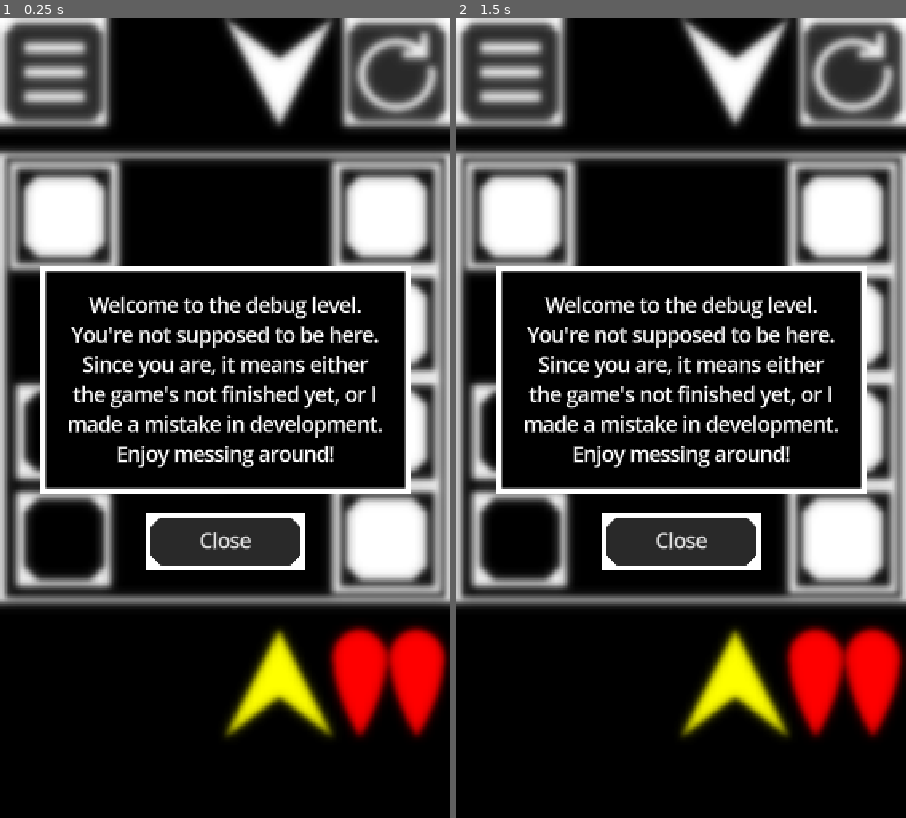
Above: before the commit, frames 1-2 (left to right).
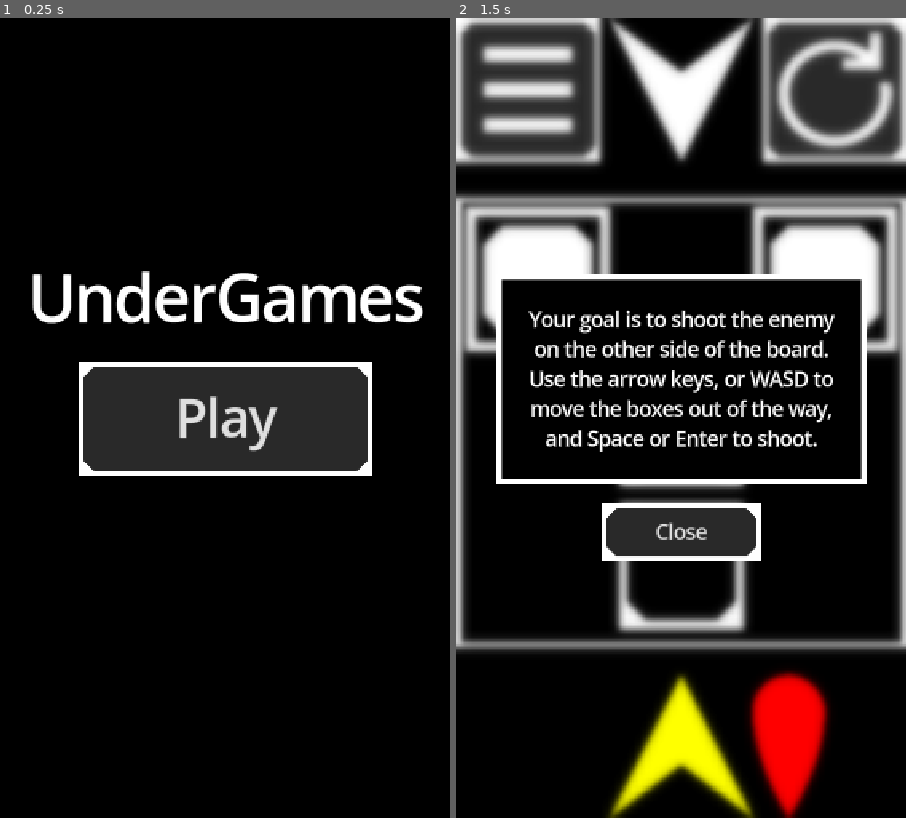
Above: after the commit, the same moments.

Repository: ConfusionCodes/UnderGames
Game: Godot game, scene res://scenes/main_menu.tscn
Two runs of this game, one before a commit and one after it. Both use one fixed random seed, a clock stepped at 60 frames per second and the inputs below. Before the commit the project starts from res://scenes/board.tscn.
Inputs (mouse positions are in pixels of both pictures, inside the frame that each line leads up to):
- Up to frame 1 (0.25 s): no input
- Up to frame 2 (1.5 s): click (852, 74) at 0.52 s; click (681, 418) at 1.25 s, where only the run after the commit has a clickable "Play"

The runs differ from the first frame. In frame 1, 49% of the frame differs, in the area x 0-100%, y 0-90%; in frame 2, 51%, in the area x 0-100%, y 0-100%.

Commit message:
Added up to level 9, a 'next level' button, and improved swiping

Diff:
--- a/levels/campaign/2.tres
+++ b/levels/campaign/2.tres
@@ -1,10 +1,11 @@
-[gd_resource type="Resource" script_class="ShooterLevel" load_steps=2 format=3 uid="uid://qsa5s3drb3hd"]
+[gd_resource type="Resource" script_class="ShooterLevel" load_steps=2 format=3 uid="uid://d2v8x4c02gid0"]
 
-[ext_resource type="Script" uid="uid://b07pmqb0lsuq5" path="res://scripts/shooter_level.gd" id="1_xsbiu"]
+[ext_resource type="Script" uid="uid://b07pmqb0lsuq5" path="res://scripts/shooter_level.gd" id="1_v3sdp"]
 
 [resource]
-script = ExtResource("1_xsbiu")
+script = ExtResource("1_v3sdp")
 size = 3
 bullets = 2
-tiles = PackedByteArray(2, 0, 2, 1, 1, 0, 0, 1, 2)
-notification = "Sometimes you may need to destroy some boxes to clear the way. The indicator on the bottom-right shows you how many bullets you have."
+tiles = PackedByteArray(0, 0, 2, 2, 1, 1, 2, 1, 2)
+notification = ""
+custom = false
--- /dev/null
+++ b/levels/campaign/3.tres
@@ -0,0 +1,11 @@
+[gd_resource type="Resource" script_class="ShooterLevel" load_steps=2 format=3 uid="uid://7nvf5tytsfkr"]
+
+[ext_resource type="Script" uid="uid://b07pmqb0lsuq5" path="res://scripts/shooter_level.gd" id="1_steqo"]
+
+[resource]
+script = ExtResource("1_steqo")
+size = 3
+bullets = 2
+tiles = PackedByteArray(2, 1, 2, 0, 0, 0, 2, 1, 2)
+notification = ""
+custom = false
--- /dev/null
+++ b/levels/campaign/4.tres
@@ -0,0 +1,11 @@
+[gd_resource type="Resource" script_class="ShooterLevel" load_steps=2 format=3 uid="uid://c6h0a1n1jagbl"]
+
+[ext_resource type="Script" uid="uid://b07pmqb0lsuq5" path="res://scripts/shooter_level.gd" id="1_2ytqk"]
+
+[resource]
+script = ExtResource("1_2ytqk")
+size = 4
+bullets = 2
+tiles = PackedByteArray(2, 0, 0, 2, 1, 1, 1, 0, 0, 2, 1, 2, 2, 1, 1, 0)
+notification = ""
+custom = false
--- /dev/null
+++ b/levels/campaign/5.tres
@@ -0,0 +1,11 @@
+[gd_resource type="Resource" script_class="ShooterLevel" load_steps=2 format=3 uid="uid://c53ejelqfrbh4"]
+
+[ext_resource type="Script" uid="uid://b07pmqb0lsuq5" path="res://scripts/shooter_level.gd" id="1_0lxg1"]
+
+[resource]
+script = ExtResource("1_0lxg1")
+size = 4
+bullets = 1
+tiles = PackedByteArray(2, 2, 1, 2, 0, 1, 0, 2, 0, 2, 1, 2, 2, 0, 1, 2)
+notification = ""
+custom = false
--- /dev/null
+++ b/levels/campaign/6.tres
@@ -0,0 +1,11 @@
+[gd_resource type="Resource" script_class="ShooterLevel" load_steps=2 format=3 uid="uid://cqui53i80r5t"]
+
+[ext_resource type="Script" uid="uid://b07pmqb0lsuq5" path="res://scripts/shooter_level.gd" id="1_5fjvd"]
+
+[resource]
+script = ExtResource("1_5fjvd")
+size = 4
+bullets = 1
+tiles = PackedByteArray(0, 1, 0, 2, 2, 2, 1, 0, 0, 0, 1, 2, 2, 2, 1, 0)
+notification = ""
+custom = false
--- /dev/null
+++ b/levels/campaign/7.tres
@@ -0,0 +1,11 @@
+[gd_resource type="Resource" script_class="ShooterLevel" load_steps=2 format=3 uid="uid://c1ylje7a0fitu"]
+
+[ext_resource type="Script" uid="uid://b07pmqb0lsuq5" path="res://scripts/shooter_level.gd" id="1_k4gpg"]
+
+[resource]
+script = ExtResource("1_k4gpg")
+size = 4
+bullets = 2
+tiles = PackedByteArray(0, 2, 1, 1, 0, 0, 0, 1, 2, 2, 1, 1, 2, 0, 1, 1)
+notification = ""
+custom = false
--- /dev/null
+++ b/levels/campaign/8.tres
@@ -0,0 +1,11 @@
+[gd_resource type="Resource" script_class="ShooterLevel" load_steps=2 format=3 uid="uid://4ndirc7cmt5v"]
+
+[ext_resource type="Script" uid="uid://b07pmqb0lsuq5" path="res://scripts/shooter_level.gd" id="1_8dy0a"]
+
+[resource]
+script = ExtResource("1_8dy0a")
+size = 5
+bullets = 1
+tiles = PackedByteArray(2, 2, 1, 0, 0, 0, 0, 1, 2, 2, 2, 2, 1, 0, 0, 2, 1, 1, 2, 2, 2, 2, 0, 2, 2)
+notification = ""
+custom = false
--- /dev/null
+++ b/levels/campaign/9.tres
@@ -0,0 +1,11 @@
+[gd_resource type="Resource" script_class="ShooterLevel" load_steps=2 format=3 uid="uid://dro43ptenttqt"]
+
+[ext_resource type="Script" uid="uid://b07pmqb0lsuq5" path="res://scripts/shooter_level.gd" id="1_trw6l"]
+
+[resource]
+script = ExtResource("1_trw6l")
+size = 5
+bullets = 1
+tiles = PackedByteArray(2, 2, 0, 1, 2, 0, 1, 0, 2, 0, 0, 2, 1, 0, 1, 0, 1, 0, 1, 2, 2, 2, 0, 2, 2)
+notification = ""
+custom = false
--- a/project.godot
+++ b/project.godot
@@ -11,7 +11,7 @@
 [application]
 
 config/name="UnderGames"
-run/main_scene="res://scenes/board.tscn"
+run/main_scene="uid://b8jqwnckbt2kl"
 config/features=PackedStringArray("4.4", "Forward Plus")
 
 [autoload]
--- a/scenes/board.tscn
+++ b/scenes/board.tscn
@@ -13,6 +13,7 @@
 [ext_resource type="Texture2D" uid="uid://bdodrgqf0wwbk" path="res://sprites/ui/reset_icon.svg" id="11_0pjs3"]
 [ext_resource type="Texture2D" uid="uid://yfaqch5kdc73" path="res://sprites/ui/menu_icon.svg" id="11_5a3dp"]
 [ext_resource type="Shader" uid="uid://cujewei8h3d5a" path="res://shaders/blur.gdshader" id="14_qanrj"]
+[ext_resource type="Texture2D" uid="uid://dchstyj5frk7o" path="res://sprites/ui/next_icon.svg" id="14_vevib"]
 [ext_resource type="Script" uid="uid://cipry4i6dg1md" path="res://scripts/board_ui.gd" id="15_o2hle"]
 [ext_resource type="Theme" uid="uid://cjbd068b7pstb" path="res://themes/shooter_theme.tres" id="15_xpmhc"]
 [ext_resource type="Script" uid="uid://rvxxh056twrl" path="res://scripts/swipe_detector.gd" id="16_lajar"]
@@ -105,6 +106,18 @@
 icon_alignment = 1
 expand_icon = true
 
+[node name="NextButton" type="Button" parent="."]
+unique_name_in_owner = true
+visible = false
+offset_right = 176.0
+offset_bottom = 176.0
+focus_neighbor_left = NodePath("../MenuButton")
+focus_previous = NodePath("../MenuButton")
+theme = ExtResource("15_xpmhc")
+icon = ExtResource("14_vevib")
+icon_alignment = 1
+expand_icon = true
+
 [node name="Menu" type="PanelContainer" parent="."]
 unique_name_in_owner = true
 visible = false
@@ -144,6 +157,7 @@
 [node name="EditButton" type="Button" parent="Menu/Margins/Buttons"]
 unique_name_in_owner = true
 layout_mode = 2
+text = "Edit Level"
 
 [node name="LevelSelectButton" type="Button" parent="Menu/Margins/Buttons"]
 custom_minimum_size = Vector2(0, 128)
@@ -204,8 +218,10 @@
 text = "Close
 "
 
+[connection signal="killed" from="Enemy" to="." method="_on_enemy_killed"]
 [connection signal="pressed" from="MenuButton" to="Menu" method="_on_menu_button_pressed"]
 [connection signal="pressed" from="ResetButton" to="Menu" method="_on_reset_button_pressed"]
+[connection signal="pressed" from="NextButton" to="Menu" method="_on_next_button_pressed"]
 [connection signal="pressed" from="Menu/Margins/Buttons/BackButton" to="Menu" method="_on_back_button_pressed"]
 [connection signal="pressed" from="Menu/Margins/Buttons/RestartButton" to="Menu" method="_on_restart_button_pressed"]
 [connection signal="pressed" from="Menu/Margins/Buttons/EditButton" to="Menu" method="_on_edit_button_pressed"]
--- a/scenes/main_menu.tscn
+++ b/scenes/main_menu.tscn
@@ -1,3 +1,31 @@
-[gd_scene format=3 uid="uid://b8jqwnckbt2kl"]
+[gd_scene load_steps=3 format=3 uid="uid://b8jqwnckbt2kl"]
 
-[node name="MainMenu" type="Node2D"]
+[ext_resource type="Theme" uid="uid://cjbd068b7pstb" path="res://themes/shooter_theme.tres" id="1_l6cm7"]
+[ext_resource type="Script" uid="uid://dwlr0egde005w" path="res://scripts/main_menu.gd" id="2_ekxnf"]
+
+[node name="MainMenu" type="Control"]
+layout_mode = 3
+anchors_preset = 0
+theme = ExtResource("1_l6cm7")
+script = ExtResource("2_ekxnf")
+
+[node name="Label" type="Label" parent="."]
+layout_mode = 0
+offset_top = 350.0
+offset_right = 720.0
+offset_bottom = 550.0
+theme_override_font_sizes/font_size = 100
+text = "UnderGames"
+horizontal_alignment = 1
+vertical_alignment = 1
+
+[node name="Button" type="Button" parent="."]
+layout_mode = 0
+offset_left = 125.0
+offset_top = 550.0
+offset_right = 595.0
+offset_bottom = 732.0
+theme_override_font_sizes/font_size = 80
+text = "Play"
+
+[connection signal="pressed" from="Button" to="." method="_on_button_pressed"]
--- a/scripts/board.gd
+++ b/scripts/board.gd
@@ -11,6 +11,7 @@
 @onready var shoot_sfx: AudioStreamPlayer = %ShootSfx
 @onready var menu_button: Button = %MenuButton
 @onready var reset_button: Button = %ResetButton
+@onready var next_button: Button = %NextButton
 @onready var menu: BoardUi = %Menu
 @onready var notification_panel: PanelContainer = %NotificationPanel
 @onready var notification_label: Label = %NotificationLabel
@@ -70,7 +71,7 @@
 	level = new_level;
 	bullets = level.bullets;
 	tile_size = get_tile_size(playfield.size.x, level.size);
-	var error := contents.resize(level.size_squared());\
+	var error := contents.resize(level.size_squared());
 	if error != Error.OK:
 		printerr("Failed to resize contents array: %d" % error);
 	for i in range(level.tiles.size()):
@@ -117,6 +118,8 @@
 	menu_button.size = Vector2(tile_size, tile_size);
 	reset_button.size = Vector2(tile_size, tile_size);
 	reset_button.position.x = get_viewport_rect().size.x - tile_size;
+	next_button.size = reset_button.size;
+	next_button.position = reset_button.position;
 
 func place_contents() -> void:
 	var target_scale := tile_size / Tile.BASE_SIZE;
@@ -198,3 +201,9 @@
 func _on_notification_dismissed() -> void:
 	notification_panel.visible = false;
 	menu.is_open = false;
+
+
+func _on_enemy_killed() -> void:
+	if level.custom: return;
+	reset_button.visible = false;
+	next_button.visible = true;
--- a/scripts/board_ui.gd
+++ b/scripts/board_ui.gd
@@ -39,3 +39,11 @@
 func _on_edit_button_pressed() -> void:
 	if board.level.custom:
 		SceneManager.enter_editor(SceneManager.current_path);
+
+
+func _on_next_button_pressed() -> void:
+	var next_number = SceneManager.current_path.get_file().get_slice(".", 0);
+	if !next_number.is_valid_int(): return;
+	var next_level = "%s%d.tres" % [LevelSelect.LEVEL_DIR, next_number.to_int() + 1];
+	if !ResourceLoader.exists(next_level): return;
+	SceneManager.enter_level(next_level)
--- a/scripts/custom_level_select.gd
+++ b/scripts/custom_level_select.gd
@@ -65,7 +65,7 @@
 func _edit_level(id: int) -> void:
 	var index: int = id_to_index(id);
 	if index == -1: return;
-	SceneManager.enter_editor(level_paths[index]);
+	SceneManager.enter_editor(CUSTOM_LEVEL_DIR.path_join(level_paths[index]));
 
 
 func _rename_level(id: int) -> void:
--- a/scripts/enemy.gd
+++ b/scripts/enemy.gd
@@ -1,5 +1,7 @@
 extends Sprite2D
 class_name Enemy
+
+signal killed();
 
 const LEFT_WING_POS = Vector2(-288, 512);
 const RIGHT_WING_POS = Vector2(288, 512);
@@ -42,3 +44,4 @@
 	tween.tween_property(right_wing, "position", Vector2(128, 256), 0.5).as_relative();
 	tween.tween_property(right_wing, "rotation", PI/2, 0.5);
 	tween.tween_property(right_wing, "modulate", Color.TRANSPARENT, 0.5);
+	killed.emit();
--- /dev/null
+++ b/scripts/main_menu.gd
@@ -0,0 +1,6 @@
+extends Control
+class_name MainMenu
+
+
+func _on_button_pressed() -> void:
+	SceneManager.enter_level(LevelSelect.LEVEL_DIR + "1.tres")
--- a/scripts/swipe_detector.gd
+++ b/scripts/swipe_detector.gd
@@ -1,20 +1,26 @@
 extends Node
 
-const MIN_DISTANCE: float = 500;
+const MIN_DISTANCE: float = 250;
 
 @onready var swipe_delay: Timer = $SwipeDelay
+var press_location: Vector2 = Vector2.ZERO;
 var current_action: String = "";
 
 func _input(event: InputEvent) -> void:
 	if event is InputEventScreenDrag:
-		var drag_event: InputEventScreenDrag = event;
-		var velocity := drag_event.screen_velocity;
-		var direction := drag_event.screen_relative;
-		if velocity.length() < MIN_DISTANCE: return;
-		calculate_angle(direction);
-	if event is InputEventScreenTouch:
-		var touch_event: InputEventScreenTouch = event;
-		if touch_event.is_released() and current_action != "":
+		var distance = press_location.distance_squared_to(event.position);
+		if distance > MIN_DISTANCE * MIN_DISTANCE:
+			calculate_angle(press_location.direction_to(event.position));
+		return
+	if event is not InputEventScreenTouch: return
+	var touch_event: InputEventScreenTouch = event;
+	if touch_event.is_pressed():
+		press_location = touch_event.position;
+		return
+	if touch_event.is_released():
+		if current_action == "":
+			pass
+		else:
 			Input.action_release(current_action);
 			current_action = "";
 
@@ -22,13 +28,7 @@
 	if current_action != "": return;
 	var abs_direction: Vector2 = direction.abs();
 	if abs_direction.x > abs_direction.y:
-		if direction.x > 0:
-			current_action = "right";
-		else:
-			current_action = "left";
+		current_action = "right" if direction.x > 0 else "left";
 	else:
-		if direction.y > 0:
-			current_action = "down";
-		else:
-			current_action = "up";
+		current_action = "down" if direction.y > 0 else "up";
 	Input.action_press(current_action);
--- /dev/null
+++ b/sprites/ui/next_icon.svg
@@ -0,0 +1,60 @@
+<?xml version="1.0" encoding="UTF-8" standalone="no"?>
+<!-- Created with Inkscape (http://www.inkscape.org/) -->
+
+<svg
+   width="128"
+   height="128"
+   viewBox="0 0 33.866665 33.866667"
+   version="1.1"
+   id="svg1"
+   inkscape:version="1.4 (86a8ad7, 2024-10-11)"
+   sodipodi:docname="next_icon.svg"
+   xml:space="preserve"
+   xmlns:inkscape="http://www.inkscape.org/namespaces/inkscape"
+   xmlns:sodipodi="http://sodipodi.sourceforge.net/DTD/sodipodi-0.dtd"
+   xmlns="http://www.w3.org/2000/svg"
+   xmlns:svg="http://www.w3.org/2000/svg"><sodipodi:namedview
+     id="namedview1"
+     pagecolor="#383838"
+     bordercolor="#eeeeee"
+     borderopacity="1"
+     inkscape:showpageshadow="0"
+     inkscape:pageopacity="0"
+     inkscape:pagecheckerboard="0"
+     inkscape:deskcolor="#505050"
+     inkscape:document-units="mm"
+     showgrid="true"
+     inkscape:zoom="4.0668163"
+     inkscape:cx="42.908257"
+     inkscape:cy="63.317342"
+     inkscape:window-width="1920"
+     inkscape:window-height="1009"
+     inkscape:window-x="-8"
+     inkscape:window-y="-8"
+     inkscape:window-maximized="1"
+     inkscape:current-layer="layer1"><inkscape:grid
+       id="grid2"
+       units="px"
+       originx="0"
+       originy="0"
+       spacingx="1.0583333"
+       spacingy="1.058333"
+       empcolor="#0099e5"
+       empopacity="0.30196078"
+       color="#0099e5"
+       opacity="0.14901961"
+       empspacing="4"
+       enabled="true"
+       visible="true" /></sodipodi:namedview><defs
+     id="defs1" /><g
+     inkscape:label="Layer 1"
+     inkscape:groupmode="layer"
+     id="layer1"><path
+       style="fill:#ffffff;stroke-linecap:square"
+       d="M 16.933333,2.1166661 15.334196,3.6962767 C 19.68199,7.9615864 24.191239,12.704738 28.575,16.933328 24.233363,21.204259 19.6518,25.843209 15.345272,30.149731 l 1.588061,1.60026 C 21.759419,26.918502 26.797948,21.645502 31.75,16.933328 26.866724,12.145087 21.769472,6.9528038 16.933333,2.1166661 Z"
+       id="rect1"
+       sodipodi:nodetypes="ccccccc" /><path
+       style="fill:#ffffff;stroke-linecap:square"
+       d="M 3.7047287,2.0649125 2.1055907,3.6445231 C 6.4533847,7.9098328 10.962634,12.652984 15.346395,16.881574 11.004759,21.152505 6.4231947,25.791455 2.1166667,30.097977 l 1.588062,1.60026 C 8.5308137,26.866748 13.569344,21.593748 18.521395,16.881574 13.63812,12.093333 8.5408667,6.9010502 3.7047287,2.0649125 Z"
+       id="rect1-8"
+       sodipodi:nodetypes="ccccccc" /></g></svg>
Not shown, changed: export_presets.cfg
Not shown: 1 places in levels/debug.tres that only renumber resources
Not shown: 1 places in scenes/board.tscn that only renumber resources
Not shown, added: scripts/main_menu.gd.uid
Not shown, added: sprites/ui/next_icon.svg.import
Not shown, changed: export/UnderGames.apk
Not shown, changed: export/UnderGames.apk.idsig
